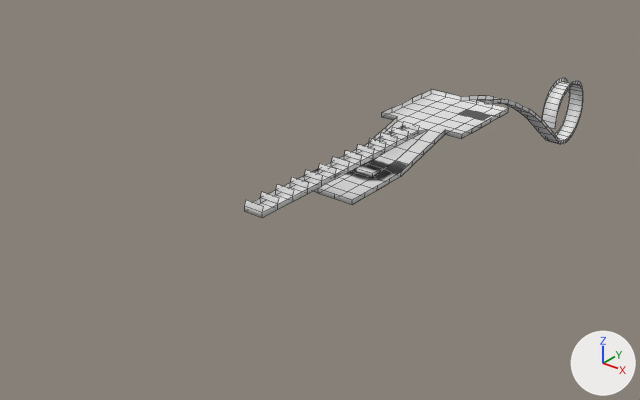
The OBJ model CPSC585/models/testlevel/tuning_testlevel_physx_model.obj: old version first, new version second.
Camera for both pictures: a 50 mm camera at (465.0, -781.0, 340.0) aimed at (-86.0, -92.0, -87.0). The lights are fixed; the arrows at lower right show +X, +Y and +Z. Mesh edges are drawn as thin lines. Where no turn or scale is listed for an object, it has been applied to the vertices. Vertices at the same position are counted once.

The older version as bpy lines, for what is in view:
```python
me_plane = bpy.data.meshes.new('Plane')
me_plane.from_pydata(...)  # 436 vertices, 329 faces; spans x -50.0..50.0, y -290.0..382.0, z -132.0..10.0
ob_plane = bpy.data.objects.new('Plane', me_plane)
ob_plane.location = (0.0, 0.0, 0.0)
```
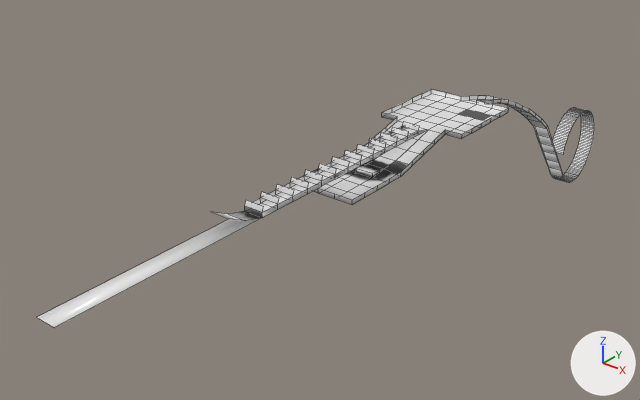
The change, as a list of edits to the scene's bpy script:
```text
Add mat_none:
    mat_none = principled_material('None')
    mat_none.base_color = (0.8, 0.8, 0.8)  # white #e7e7e7
    mat_none.roughness = 0.293
Change me_plane:
    used by ob_plane; location = (0.0, 0.0, 0.0)
    remove me_plane.from_pydata(...)  # 436 vertices, 329 faces; spans x -50.0..50.0, y -290.0..382.0, z -132.0..10.0
    add me_plane.from_pydata(...)  # 586 vertices, 374 faces; spans x -50.0..50.0, y -500.0..443.0, z -208.0..15.0
    me_plane part 1: 84 vertices moved from x -10.0..10.0, y 297.0..382.0, z -132.0..-42.0 to x -10.0..10.0, y 353.0..443.0, z -206.0..-154.0; 40 vertices removed from x -10.0..10.0, y 290.0..375.0, z -125.0..-47.0; 184 vertices added at x -10.0..10.0, y 283.0..443.0, z -208.0..-101.0
    me_plane part 2: 4 vertices added at x -10.0..10.0, y -330.0..-310.0, z 5.0..15.0
    me_plane part 3: 2 vertices added at x -10.0..10.0, y -500.0, z 0.0
    add me_plane.materials.append(mat_none)  # white #e7e7e7
```

What differs and where, as boxes [x1, y1, x2, y2] in the pictures (640 x 400 px):
'Plane', reshaped (65% wider, 70% taller): before [245, 78, 583, 218]; after [36, 89, 594, 328]
part 1 of me_plane, built on: before [534, 78, 583, 144]; after [533, 108, 594, 182]
part 2 of me_plane, added: after [213, 211, 262, 221]
part 3 of me_plane, added: after [36, 218, 261, 328]
